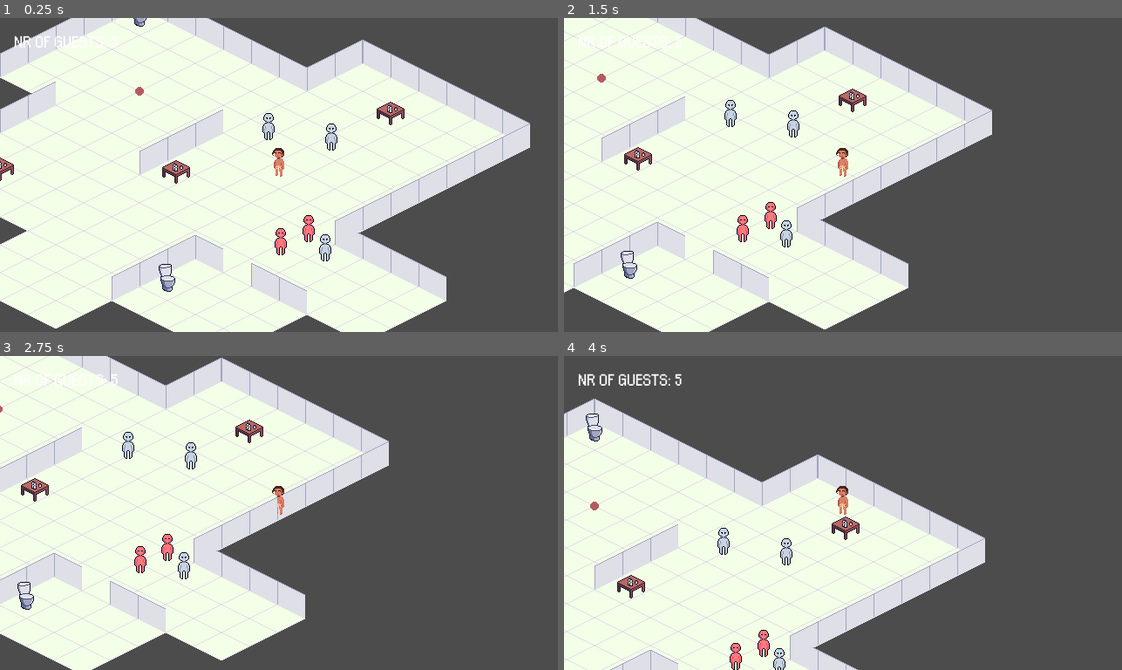
Above: before the commit, frames 1-4 (two rows, left to right).
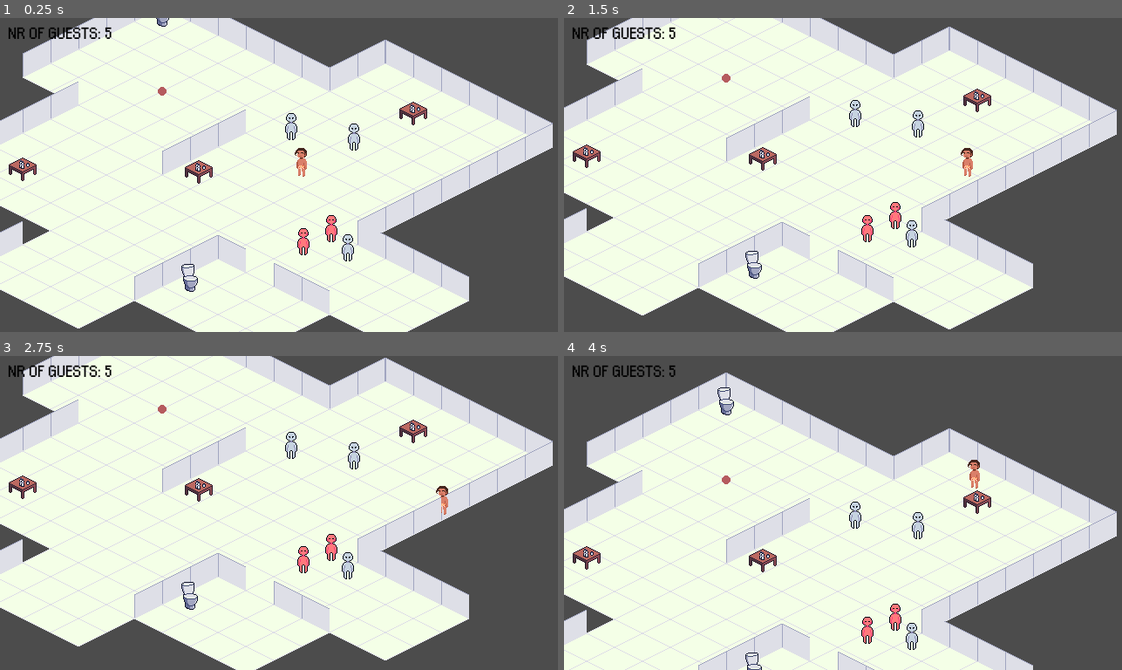
Above: after the commit, the same moments.

Repository: Boffl/language-game-prototype
Game: Godot game, scene res://Party.tscn
The game is run twice, just before and just after one commit, with the same random seed, the same clock (stepped at 60 frames per second) and the same inputs.
Inputs:
- Up to frame 1 (0.25 s): no input
- Up to frame 2 (1.5 s): tap Enter (ui_accept) at 0.5, 0.77 s; hold Right (ui_right) 0.53-1.28 s; hold Down (ui_down) from 1.28 s (still down)
- Up to frame 3 (2.75 s): tap Enter (ui_accept) at 1.52 s; release Down (ui_down) at 2.03 s; hold Right (ui_right) from 2.03 s (still down)
- Up to frame 4 (4 s): release Right (ui_right) at 2.78 s; hold Up (ui_up) 2.78-3.53 s; tap Enter (ui_accept) at 3.02, 3.77 s; hold Left (ui_left) from 3.53 s (still down)

The runs differ from the first frame. In frame 1, 27% of the frame differs, in the area x 0-100%, y 0-100%; in frame 2, 47%; in frame 3, 51%; in frame 4, 45%.

Commit message:
added camera constraints, connected best_action script to PartyGuest

Diff:
--- a/ChatBox/ChatBox.gd
+++ b/ChatBox/ChatBox.gd
@@ -6,6 +6,8 @@
 onready var inputField = get_node("VBoxContainer/HBoxContainer/LineEdit")
 # onready var bot = get_node("../../../partyGuest")
 
+
+var bot_name = "default"
 
 var partyGuest
 var username
@@ -90,7 +92,7 @@
 func request_answer(prompt):
 
 	parameters = {
-		"model": "text-davinci-002",
+		"model": "text-ada-001",
 		"prompt": prompt,
 		"temperature": 0.5,
 		"max_tokens": 40,
--- a/Party.gd
+++ b/Party.gd
@@ -30,7 +30,13 @@
 	bots[0].do_somethin()
 
 	# set nr of guests
-	get_node("Camera/StatsLabel").set_text("NR OF GUESTS: " + str(5))
+	get_node("UI/StatsLabel").set_text("NR OF GUESTS: " + str(get_tree().get_nodes_in_group("bots").size()))
+
+
+func _physics_process(delta):
+
+	# UPDATE STATS
+	get_node("UI/StatsLabel").set_text("NR OF GUESTS: " + str(get_tree().get_nodes_in_group("bots").size()))
 
 
 func best_action(bot):
--- a/Party.tscn
+++ b/Party.tscn
@@ -111,6 +111,7 @@
 [node name="Rooms" type="StaticBody2D" parent="."]
 
 [node name="CollisionPolygon2D" type="CollisionPolygon2D" parent="Rooms"]
+visible = false
 polygon = PoolVector2Array( 0, 384, 392, 384, 640, 384, 608, 272, 512, 320, 448, 288, 352, 336, 224, 272, 160, 304, 32, 240, 128, 192, 32, 144, 0, 128, 160, 48, 96, 16, 256, -64, 448, 32, 512, 0, 704, 96, 480, 208, 608, 272, 640, 384, 832, 384, 832, 72, 832, -128, 0, -128 )
 
 [node name="Floor" type="TileMap" parent="Rooms"]
@@ -229,6 +230,7 @@
 rotation = -0.482513
 
 [node name="Navigation2D" type="Navigation2D" parent="."]
+visible = false
 
 [node name="PartyGuestMovement" type="NavigationPolygonInstance" parent="Navigation2D"]
 position = Vector2( -8, 0 )
@@ -237,11 +239,18 @@
 [node name="Camera" type="Camera2D" parent="."]
 position = Vector2( 416, 128 )
 current = true
-
-[node name="StatsLabel" type="Label" parent="Camera"]
-margin_left = -304.0
-margin_top = -168.0
-margin_right = -178.0
-margin_bottom = -133.0
+limit_left = 0
+limit_top = -110
+limit_right = 710
+limit_bottom = 350
+
+[node name="UI" type="CanvasLayer" parent="."]
+
+[node name="StatsLabel" type="Label" parent="UI"]
+margin_left = 9.0
+margin_top = 2.0
+margin_right = 135.0
+margin_bottom = 29.0
+custom_colors/font_color = Color( 0, 0, 0, 1 )
 custom_fonts/font = SubResource( 5 )
 text = "stats"
--- a/PartyGuest/PartyGuest.gd
+++ b/PartyGuest/PartyGuest.gd
@@ -8,7 +8,12 @@
 							preload("res://Assets/PartyGuest/PartyGuest3.png")]
 
 
-
+var all_actions = load("res://PartyGuest/Actions/all_actions.gd").new()
+
+# best action gets stored until either executed or abandoned
+var best_action
+
+var bot_name = "default"
 
 # Values are filled individually in in the initialization
 onready var chatBox = get_node("PartyGuestArea/CanvasLayer/ChatBox")
@@ -129,11 +134,13 @@
 	# WaterTable
 	if interaction_object.is_in_group("watertables"):
 		message = "having a drink."
+		best_action.effect(self)
 
 
 	# Toilet
 	if interaction_object.is_in_group("toilets"):
 		message = "going to the toilet."
+		best_action.effect(self)
 
 
 	get_node("PartyGuestStats").set_text(guest_name + " is " + message)
@@ -142,7 +149,20 @@
 
 
 func _on_timer_repetition():
-	target_object = possible_target_groups[randi() % len(possible_target_groups)]
+
+	best_action = all_actions.best_action(self)
+
+	if best_action.action_name == "drink water" or "drink alcohol":
+		target_object = 'watertables'
+	elif best_action.action_name == "vomit":
+		target_object = 'toilets'
+	else:
+		target_object = "none"
+
+
+	#target_object = possible_target_groups[randi() % len(possible_target_groups)]
+
+
 
 
 func coordinates_of_target(group_name):
